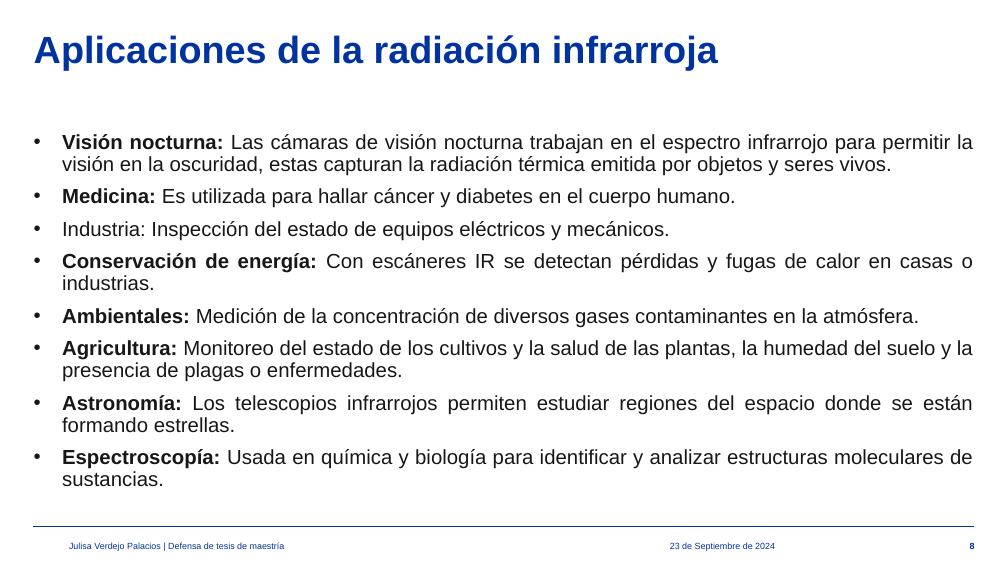
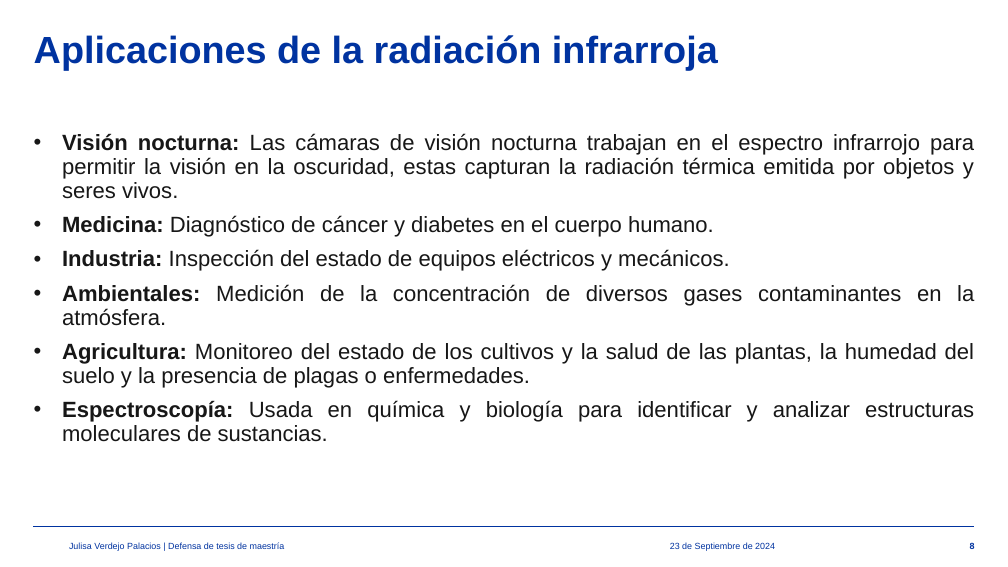
Before and after one commit to julisaverdejo/tesis_maestria, a slide deck: slide 8 of presentacion/presentacion_maestria.pptx. Drawn at 1008x567 pixels with LibreOffice and Linux fonts; fonts in the diff are those of the drawing; background and template pictures are left out. Boxes give left, top, right and bottom in pixels: in the first picture for what was removed or moved away, otherwise in the second. Text is boxed around its words. In the diff, an @@ line names an element or a change of style, - is before the commit and + after.

```diff
--- a/presentacion/presentacion_maestria.pptx
+++ b/presentacion/presentacion_maestria.pptx
@@ text at [62, 133, 974, 442]: size 19.4 to 21 pt; bold on in "Industria:" @@
@@ text at [62, 215, 714, 237]: text changed; size 19.4 to 21 pt @@
-• Medicina: Es utilizada para hallar cáncer y diabetes en el cuerpo humano.
+• Medicina: Diagnóstico de cáncer y diabetes en el cuerpo humano.
@@ text at [62, 253, 973, 291]: paragraph removed @@
-• Conservación de energía: Con escáneres IR se detectan pérdidas y fugas de calor en casas o industrias.
@@ text at [62, 395, 973, 433]: paragraph removed @@
-• Astronomía: Los telescopios infrarrojos permiten estudiar regiones del espacio donde se están formando estrellas.
```
Also in this commit, not shown: 1 other slide changed, 1 other file.
